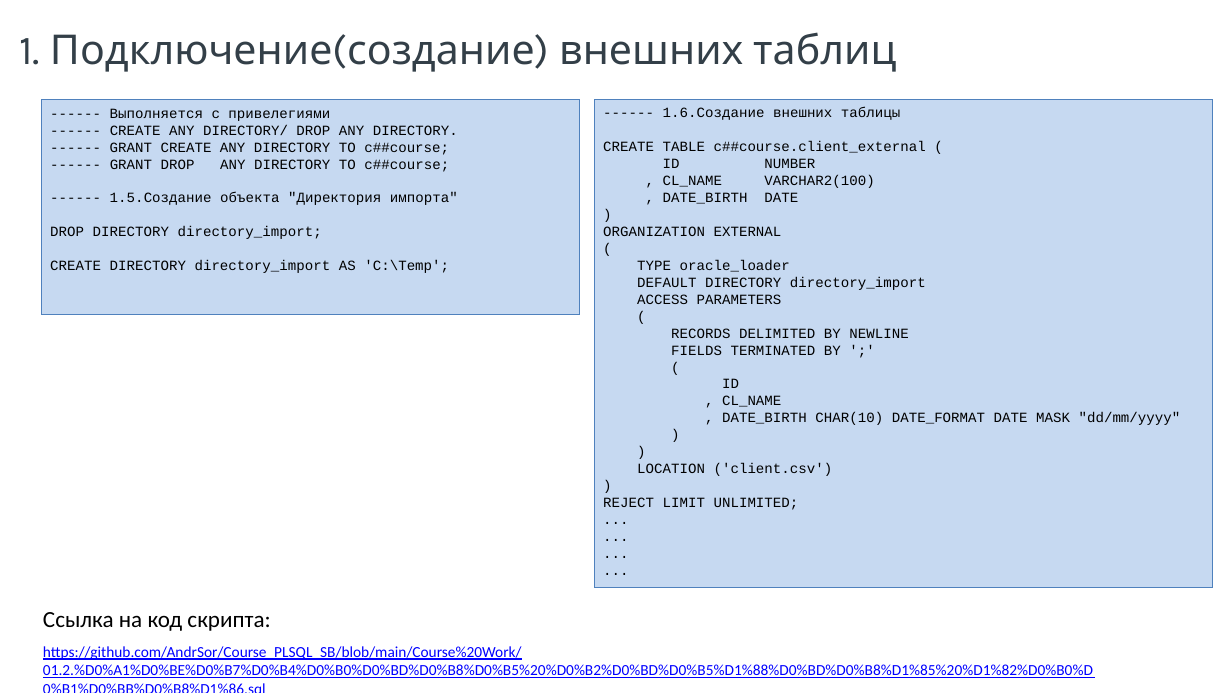
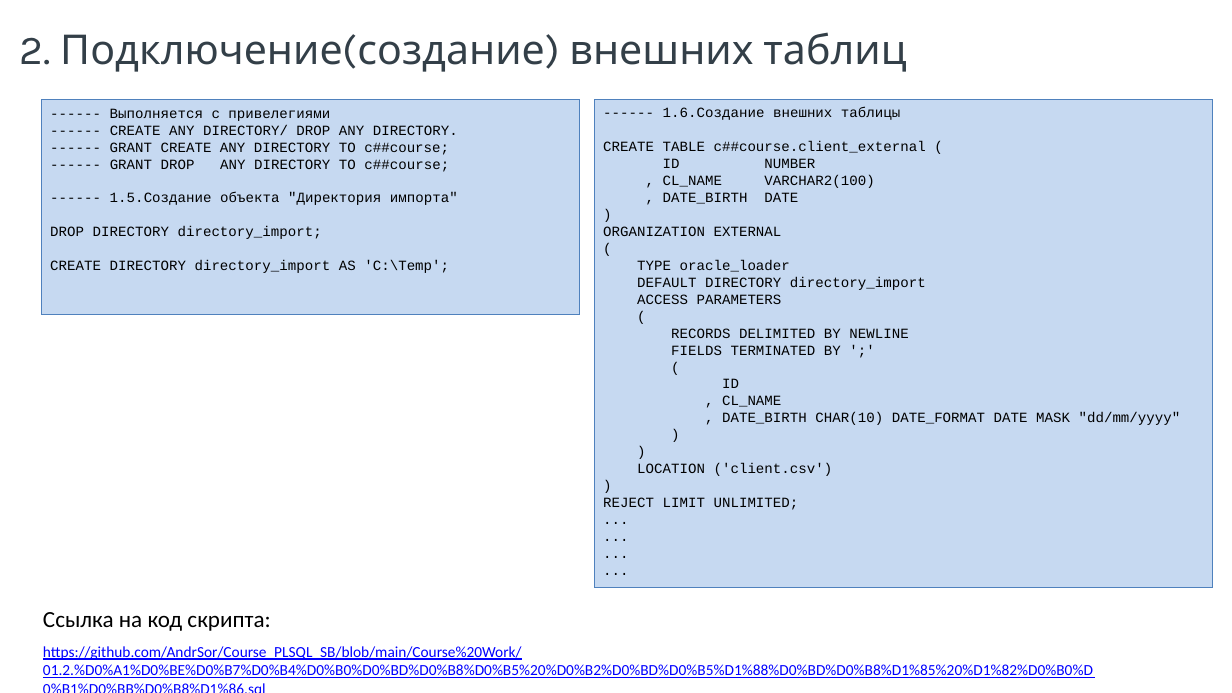
Before and after one commit to AndrSor/Course_PLSQL_SB, a slide deck: slide 9 of Course Work/_Презентация Курсовой работы.pptx. Drawn at 1232x693 pixels with LibreOffice and Linux fonts; fonts in the diff are those of the drawing; background and template pictures are left out. Boxes give left, top, right and bottom in pixels: in the first picture for what was removed or moved away, otherwise in the second. Text is boxed around its words. In the diff, an @@ line names an element or a change of style, - is before the commit and + after.

```diff
--- a/Course Work/_Презентация Курсовой работы.pptx
+++ b/Course Work/_Презентация Курсовой работы.pptx
@@ text at (19, 32, 906, 72): text changed @@
-1. Подключение(создание) внешних таблиц
+2. Подключение(создание) внешних таблиц
```
Also in this commit, not shown: 2 other slides changed, 3 other files.
